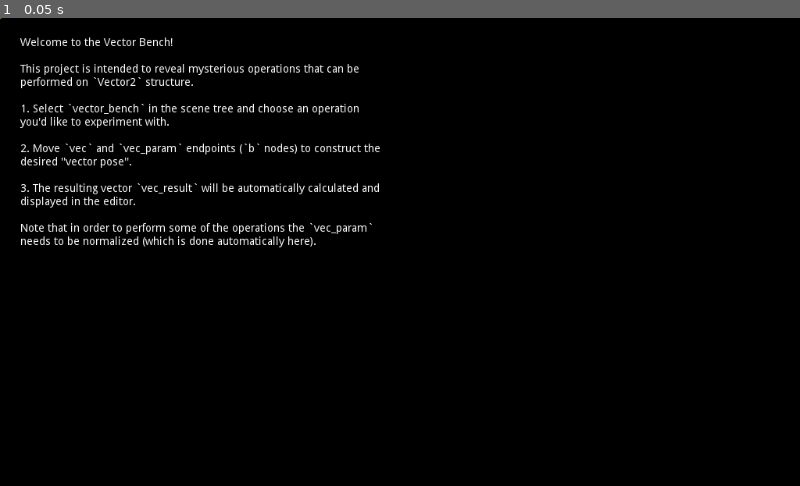
Above: before the commit, frame 1.
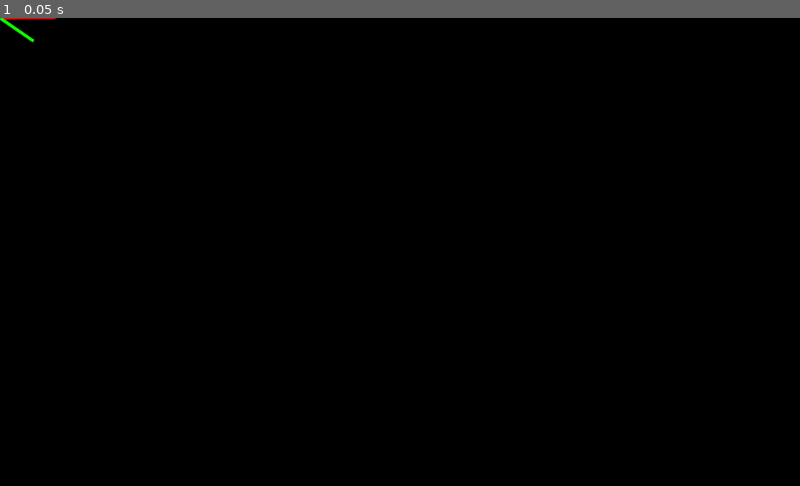
Above: after the commit, the same moment.

Repository: Xrayez/godot-vector-bench
Game: Godot game, scene res://vector_bench.tscn
Two runs of this game, one before a commit and one after it. Both use one fixed random seed, a clock stepped at 60 frames per second and the inputs below.
Inputs:
- Up to frame 1 (0.05 s): no input

The runs differ from the first frame. In frame 1, 3.1% of the frame differs, in the area x 0-48%, y 0-50%.
Error before the commit: Parse Error: The identifier "OP_NONE" isn't declared in the current scope. (res://vector_bench.gd:14)

Commit message:
Update enums change in 3.1, rename nodes

Diff:
--- a/default_env.tres
+++ b/default_env.tres
@@ -1,101 +1,11 @@
 [gd_resource type="Environment" load_steps=2 format=2]
 
 [sub_resource type="ProceduralSky" id=1]
-
-radiance_size = 4
 sky_top_color = Color( 0.647059, 0.839216, 0.945098, 1 )
 sky_horizon_color = Color( 0.839216, 0.917647, 0.980392, 1 )
-sky_curve = 0.09
-sky_energy = 1.0
 ground_bottom_color = Color( 0.156863, 0.184314, 0.211765, 1 )
 ground_horizon_color = Color( 0.423529, 0.396078, 0.372549, 1 )
-ground_curve = 0.02
-ground_energy = 1.0
-sun_color = Color( 1, 1, 1, 1 )
-sun_latitude = 35.0
-sun_longitude = 0.0
-sun_angle_min = 1.0
-sun_angle_max = 100.0
-sun_curve = 0.05
-sun_energy = 16.0
-texture_size = 2
 
 [resource]
-
 background_mode = 2
 background_sky = SubResource( 1 )
-background_sky_custom_fov = 0.0
-background_color = Color( 0, 0, 0, 1 )
-background_energy = 1.0
-background_canvas_max_layer = 0
-ambient_light_color = Color( 0, 0, 0, 1 )
-ambient_light_energy = 1.0
-ambient_light_sky_contribution = 1.0
-fog_enabled = false
-fog_color = Color( 0.5, 0.6, 0.7, 1 )
-fog_sun_color = Color( 1, 0.9, 0.7, 1 )
-fog_sun_amount = 0.0
-fog_depth_enabled = true
-fog_depth_begin = 10.0
-fog_depth_curve = 1.0
-fog_transmit_enabled = false
-fog_transmit_curve = 1.0
-fog_height_enabled = false
-fog_height_min = 0.0
-fog_height_max = 100.0
-fog_height_curve = 1.0
-tonemap_mode = 0
-tonemap_exposure = 1.0
-tonemap_white = 1.0
-auto_exposure_enabled = false
-auto_exposure_scale = 0.4
-auto_exposure_min_luma = 0.05
-auto_exposure_max_luma = 8.0
-auto_exposure_speed = 0.5
-ss_reflections_enabled = false
-ss_reflections_max_steps = 64
-ss_reflections_fade_in = 0.15
-ss_reflections_fade_out = 2.0
-ss_reflections_depth_tolerance = 0.2
-ss_reflections_roughness = true
-ssao_enabled = false
-ssao_radius = 1.0
-ssao_intensity = 1.0
-ssao_radius2 = 0.0
-ssao_intensity2 = 1.0
-ssao_bias = 0.01
-ssao_light_affect = 0.0
-ssao_ao_channel_affect = 0.0
-ssao_color = Color( 0, 0, 0, 1 )
-ssao_quality = 0
-ssao_blur = 3
-ssao_edge_sharpness = 4.0
-dof_blur_far_enabled = false
-dof_blur_far_distance = 10.0
-dof_blur_far_transition = 5.0
-dof_blur_far_amount = 0.1
-dof_blur_far_quality = 1
-dof_blur_near_enabled = false
-dof_blur_near_distance = 2.0
-dof_blur_near_transition = 1.0
-dof_blur_near_amount = 0.1
-dof_blur_near_quality = 1
-glow_enabled = false
-glow_levels/1 = false
-glow_levels/2 = false
-glow_levels/3 = true
-glow_levels/4 = false
-glow_levels/5 = true
-glow_levels/6 = false
-glow_levels/7 = false
-glow_intensity = 0.8
-glow_strength = 1.0
-glow_bloom = 0.0
-glow_blend_mode = 2
-glow_hdr_threshold = 1.0
-glow_hdr_scale = 2.0
-glow_bicubic_upscale = false
-adjustment_enabled = false
-adjustment_brightness = 1.0
-adjustment_contrast = 1.0
-adjustment_saturation = 1.0
--- a/segment.gd
+++ b/segment.gd
@@ -5,9 +5,11 @@
 export var width = 1.0
 
 
-func _process(delta):
+func _process(_delta):
 	update()
 
 
 func _draw():
-	draw_line($a.global_position, $b.global_position, color, width, true)
+	var a = get_child(0) as Node2D
+	var b = get_child(1) as Node2D
+	draw_line(a.global_position, b.global_position, color, width, true)
--- a/vector_bench.gd
+++ b/vector_bench.gd
@@ -1,5 +1,5 @@
+extends Node2D
 tool
-extends Node2D
 
 enum VectorOperation {
 	OP_NONE,
@@ -11,32 +11,36 @@
 	OP_TANGENT
 }
 
-export (VectorOperation) var operation = OP_NONE
+export (VectorOperation) var operation = VectorOperation.OP_NONE
 
 
-func _process(delta):
+func _process(_delta):
 
-	var vec = $vec/b.global_position
-	var vec_param = $vec_param/b.global_position
-	var vec_result = $vec_result/b.global_position
+	var a = $vec.get_child(1)
+	var b = $vec_param.get_child(1)
+	var result = $vec_result.get_child(1)
+
+	var vec = a.global_position
+	var vec_param = b.global_position
+	var vec_result = result.global_position
 
 	match operation:
-		OP_BOUNCE:
+		VectorOperation.OP_BOUNCE:
 			vec_result = vec.bounce(vec_param.normalized())
 
-		OP_PROJECT:
+		VectorOperation.OP_PROJECT:
 			vec_result = vec.project(vec_param)
 
-		OP_REFLECT:
+		VectorOperation.OP_REFLECT:
 			vec_result = vec.reflect(vec_param.normalized())
 
-		OP_SLIDE:
+		VectorOperation.OP_SLIDE:
 			vec_result = vec.slide(vec_param.normalized())
 
-		OP_SNAPPED:
+		VectorOperation.OP_SNAPPED:
 			vec_result = vec.snapped(vec_param)
 
-		OP_TANGENT:
+		VectorOperation.OP_TANGENT:
 			vec_result = vec.tangent()
 
-	$vec_result/b.global_position = vec_result
+	result.global_position = vec_result
--- a/vector_bench.tscn
+++ b/vector_bench.tscn
@@ -8,25 +8,22 @@
 __meta__ = {
 "_edit_lock_": true
 }
-operation = 1
+operation = 4
 
 [node name="vec" type="Node2D" parent="."]
 script = ExtResource( 2 )
 __meta__ = {
 "_edit_lock_": true
 }
-color = Color( 1, 0, 0, 1 )
 width = 3.0
 
-[node name="a" type="Node2D" parent="vec"]
-_sections_unfolded = [ "Transform" ]
+[node name="origin" type="Node2D" parent="vec"]
 __meta__ = {
 "_edit_lock_": true
 }
 
-[node name="b" type="Node2D" parent="vec"]
-position = Vector2( 64.2944, -99.2375 )
-_sections_unfolded = [ "Transform" ]
+[node name="a" type="Node2D" parent="vec"]
+position = Vector2( 70.8172, -0.495811 )
 
 [node name="vec_param" type="Node2D" parent="."]
 script = ExtResource( 2 )
@@ -36,18 +33,15 @@
 color = Color( 0.054902, 1, 0, 1 )
 width = 3.0
 
-[node name="a" type="Node2D" parent="vec_param"]
-_sections_unfolded = [ "Transform" ]
+[node name="origin" type="Node2D" parent="vec_param"]
 __meta__ = {
 "_edit_lock_": true
 }
 
 [node name="b" type="Node2D" parent="vec_param"]
-position = Vector2( -110, 0 )
-_sections_unfolded = [ "Transform" ]
+position = Vector2( 42.704, 29.4964 )
 
 [node name="vec_result" type="Node2D" parent="."]
-editor/display_folded = true
 script = ExtResource( 2 )
 __meta__ = {
 "_edit_lock_": true
@@ -55,43 +49,29 @@
 color = Color( 0, 0.623529, 1, 1 )
 width = 3.0
 
-[node name="a" type="Node2D" parent="vec_result"]
-_sections_unfolded = [ "Transform" ]
+[node name="origin" type="Node2D" parent="vec_result"]
 __meta__ = {
 "_edit_lock_": true
 }
 
-[node name="b" type="Node2D" parent="vec_result"]
-position = Vector2( -64.2944, -99.2375 )
-_sections_unfolded = [ "Transform" ]
+[node name="result" type="Node2D" parent="vec_result"]
+position = Vector2( 23.1053, -33.4512 )
 
 [node name="help" type="Label" parent="."]
-anchor_left = 0.0
-anchor_top = 0.0
-anchor_right = 0.0
-anchor_bottom = 0.0
+visible = false
 margin_left = 26.0
 margin_top = 25.0
 margin_right = 495.0
 margin_bottom = 328.0
-rect_pivot_offset = Vector2( 0, 0 )
-rect_clip_content = false
-mouse_filter = 2
-mouse_default_cursor_shape = 0
-size_flags_horizontal = 1
-size_flags_vertical = 4
 text = "Welcome to the Vector Bench!
 
 This project is intended to reveal mysterious operations that can be performed on `Vector2` structure.
 
 1. Select `vector_bench` in the scene tree and choose an operation you'd like to experiment with.
 
-2. Move `vec` and `vec_param` endpoints (`b` nodes) to construct the desired \"vector pose\".
+2. Move `vec` and `vec_param` endpoints to construct the desired \"vector pose\".
 
 3. The resulting vector `vec_result` will be automatically calculated and displayed in the editor.
 
 Note that in order to perform some of the operations the `vec_param` needs to be normalized (which is done automatically here)."
 autowrap = true
-percent_visible = 1.0
-lines_skipped = 0
-max_lines_visible = -1
